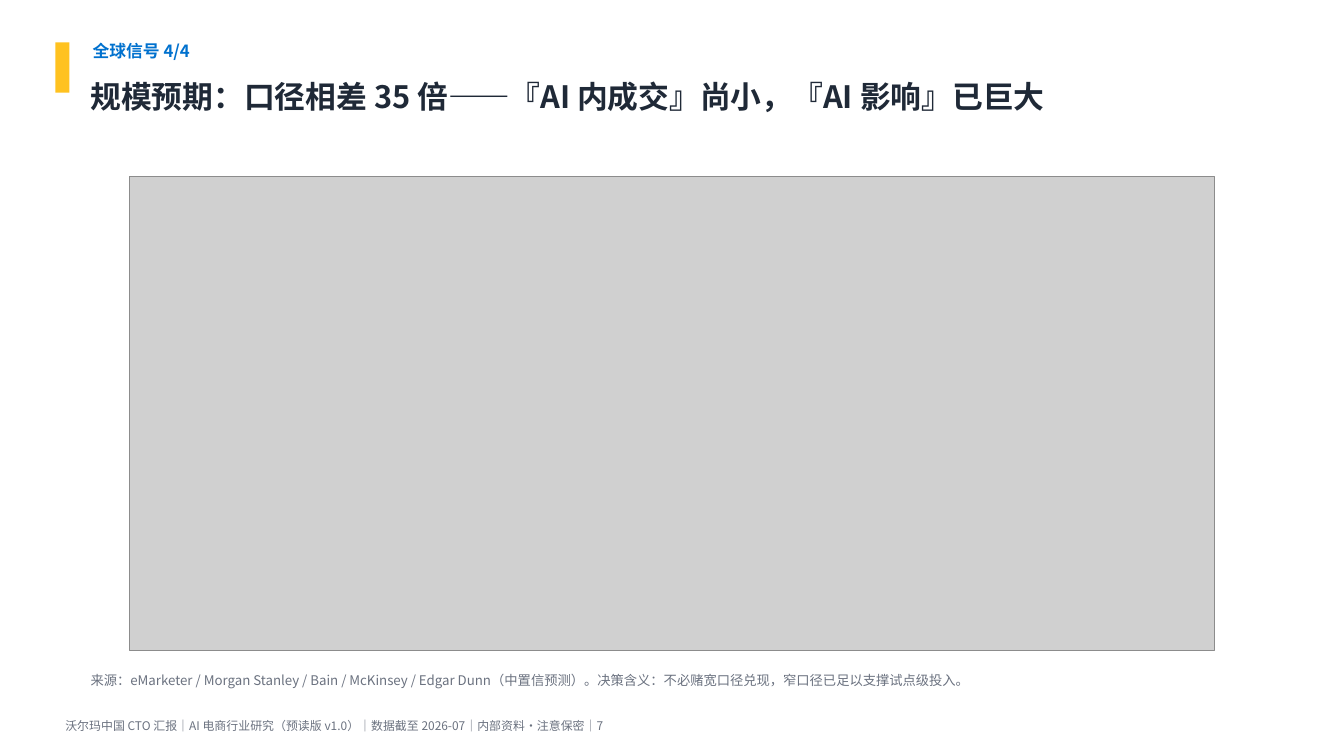
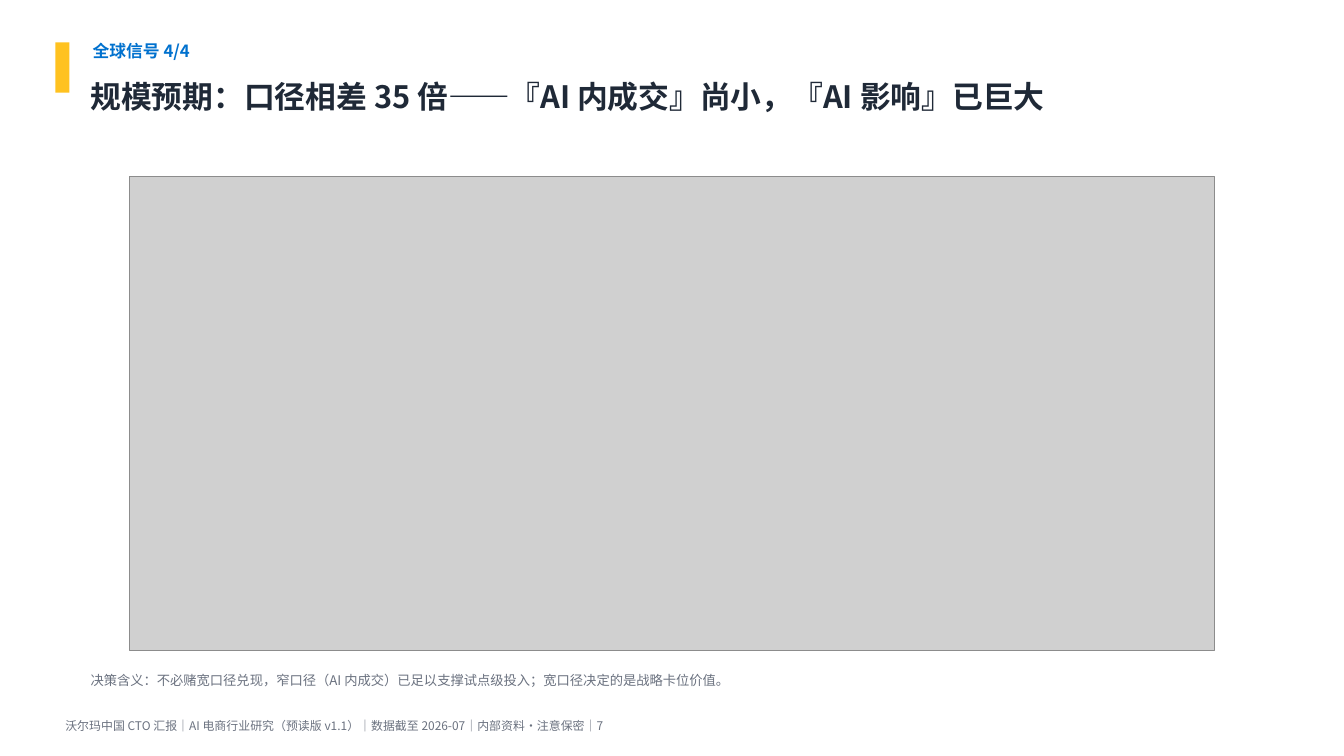
Before and after one commit to breeze2623-create/Aicommerce, a slide deck: slide 7 of report/AI电商行业研究_沃尔玛中国CTO汇报.pptx. Drawn at 1344x756 pixels with LibreOffice and Linux fonts; fonts in the diff are those of the drawing; grey boxes stand for pictures. Boxes give left, top, right and bottom in pixels: in the first picture for what was removed or moved away, otherwise in the second. Text is boxed around its words. In the diff, an @@ line names an element or a change of style, - is before the commit and + after.

```diff
--- a/report/AI电商行业研究_沃尔玛中国CTO汇报.pptx
+++ b/report/AI电商行业研究_沃尔玛中国CTO汇报.pptx
@@ text at <box>91,674,729,687</box>: text changed @@
-来源：eMarketer / Morgan Stanley / Bain / McKinsey / Edgar Dunn（中置信预测）。决策含义：不必赌宽口径兑现，窄口径已足以支撑试点级投入。
+决策含义：不必赌宽口径兑现，窄口径（AI 内成交）已足以支撑试点级投入；宽口径决定的是战略卡位价值。
@@ text at <box>65,720,604,731</box>: text changed @@
-沃尔玛中国 CTO 汇报｜AI 电商行业研究（预读版 v1.0）｜数据截至 2026-07｜内部资料·注意保密｜7
+沃尔玛中国 CTO 汇报｜AI 电商行业研究（预读版 v1.1）｜数据截至 2026-07｜内部资料·注意保密｜7
```
Also in this commit, not shown: 17 other slides changed, 1 slide added, 5 other files.
